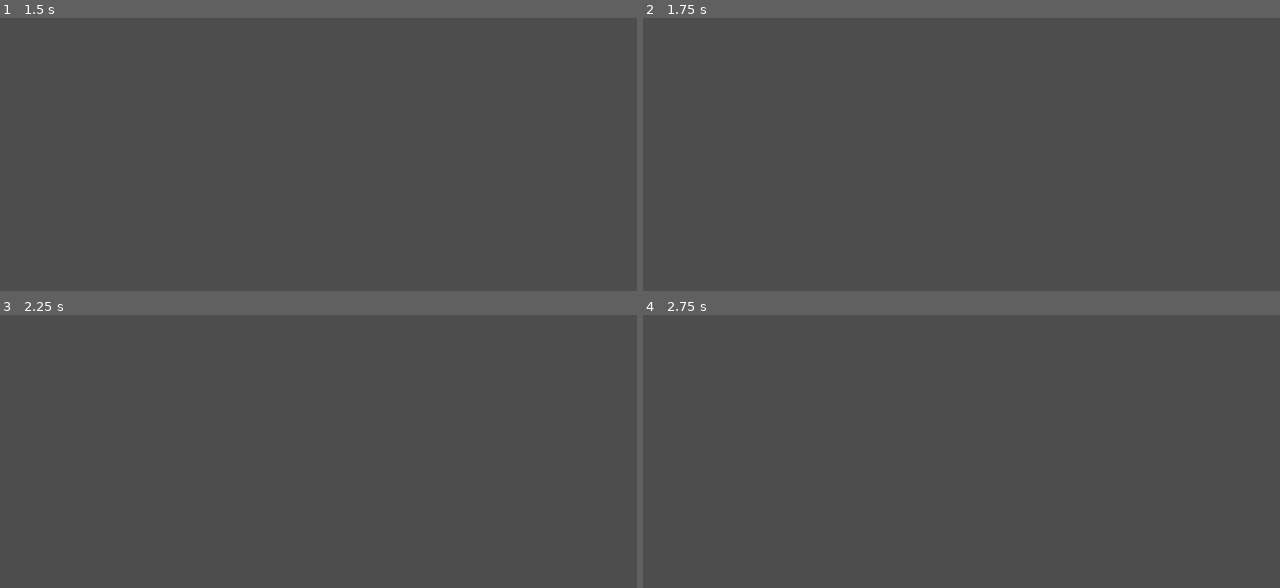
Above: before the commit, frames 1-4 (two rows, left to right).
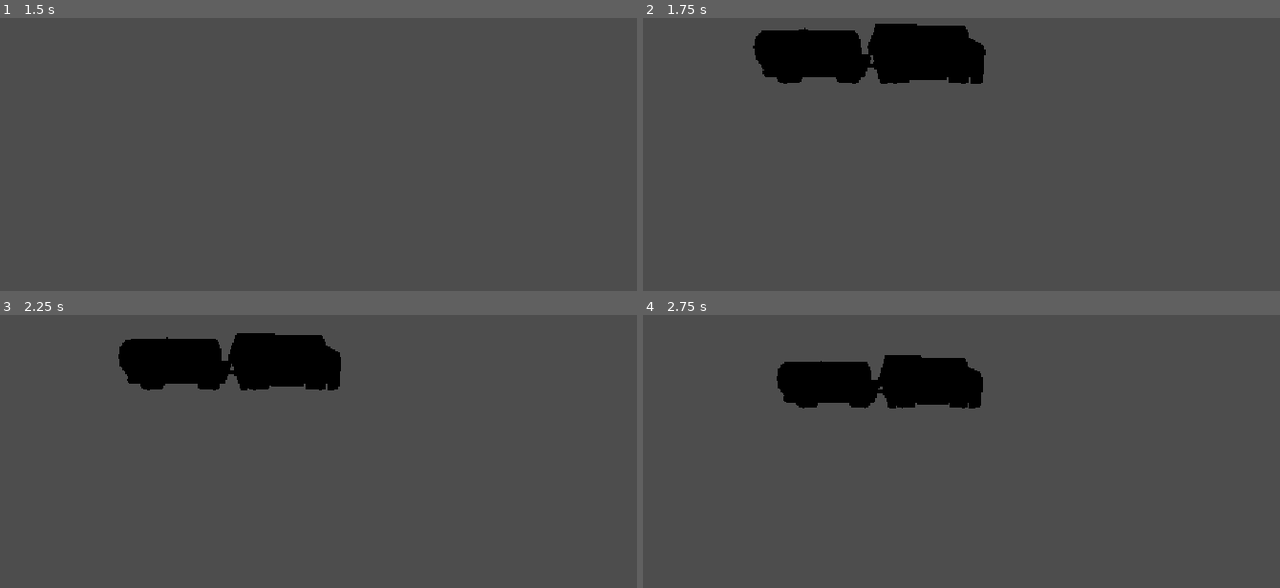
Above: after the commit, the same moments.

Repository: AlexGarbus/trains-in-a-cup
Game: Godot game, scene res://main/main.tscn
Two runs of this game, one before a commit and one after it. Both use one fixed random seed, a clock stepped at 60 frames per second and the inputs below.
Inputs (mouse positions are in pixels of both pictures, inside the frame that each line leads up to):
- Up to frame 1 (1.5 s): click "Start" at 0.5 s; tap Enter at 1.25 s; move the mouse to (490, 53) at 1.27 s; click (490, 53) at 1.42 s
- Up to frame 2 (1.75 s): no input
- Up to frame 3 (2.25 s): drag from (165, 394) to (280, 459) at 2.02 s
- Up to frame 4 (2.75 s): no input

Frame 1 is identical in both runs. In frame 2, 6.5% of the frame differs, in the area x 17-54%, y 2-25%; in frame 3, 6.0%; in frame 4, 5.1%.

Commit message:
Train spawner

Diff:
--- a/main/camera.gd
+++ b/main/camera.gd
@@ -20,7 +20,7 @@
 	tween.tween_method(interpolate.bind(from, to), 0.0, 1.0, move_duration)
 
 
-func _on_main_play_state_started() -> void:
+func _on_main_play_state_entered() -> void:
 	interpolate_tween(title_marker.transform, play_marker.transform)
 
 
--- a/main/canvas.gd
+++ b/main/canvas.gd
@@ -4,5 +4,5 @@
 @onready var title := $Title
 
 
-func _on_main_play_state_started() -> void:
+func _on_main_play_state_entered() -> void:
 	title.visible = false
--- a/main/main.gd
+++ b/main/main.gd
@@ -1,26 +1,26 @@
 extends Node
 
 
-signal title_state_started
-signal play_state_started
-signal end_state_started
+signal title_state_entered
+signal play_state_entered
+signal end_state_entered
 
-enum GameState {Title, Play, End}
+enum GameState {TITLE, PLAY, END}
 
-var game_state = GameState.Title: set = _set_game_state
+var game_state = GameState.TITLE: set = _set_game_state
 
 
 func _set_game_state(value: GameState) -> void:
 	game_state = value
 	match value:
-		GameState.Title:
-			title_state_started.emit()
-		GameState.Play:
-			play_state_started.emit()
-		GameState.End:
-			end_state_started.emit()
+		GameState.TITLE:
+			title_state_entered.emit()
+		GameState.PLAY:
+			play_state_entered.emit()
+		GameState.END:
+			end_state_entered.emit()
 
 
 func _on_title_start_pressed() -> void:
-	if game_state == GameState.Title:
-		game_state = GameState.Play
+	if game_state == GameState.TITLE:
+		game_state = GameState.PLAY
--- a/main/main.tscn
+++ b/main/main.tscn
@@ -1,9 +1,15 @@
-[gd_scene load_steps=5 format=3 uid="uid://cg0gvfli3gkcy"]
+[gd_scene load_steps=11 format=3 uid="uid://cg0gvfli3gkcy"]
 
 [ext_resource type="Script" uid="uid://bgc5wv3f2lkxf" path="res://main/main.gd" id="1_0xm2m"]
 [ext_resource type="PackedScene" uid="uid://c083x5lgy3q8n" path="res://user_interface/title/title.tscn" id="1_ig7tw"]
 [ext_resource type="Script" uid="uid://cmtatktv0o7t4" path="res://main/camera.gd" id="2_xwkvk"]
 [ext_resource type="Script" uid="uid://cc46m1klcw5ea" path="res://main/canvas.gd" id="3_c651c"]
+[ext_resource type="Script" uid="uid://icdp0caamr63" path="res://main/spawner.gd" id="5_0i4oc"]
+[ext_resource type="PackedScene" uid="uid://bnky8om8f4lf5" path="res://objects/train/steam/steam.tscn" id="6_bsumw"]
+[ext_resource type="PackedScene" uid="uid://clgvnnx2n0m6t" path="res://objects/train/diesel/diesel.tscn" id="7_fwcvl"]
+[ext_resource type="PackedScene" uid="uid://dj8jdq5wy150e" path="res://objects/train/box/box.tscn" id="8_na0o7"]
+[ext_resource type="PackedScene" uid="uid://w4v48vn0djtx" path="res://objects/train/tank/tank.tscn" id="9_73k8k"]
+[ext_resource type="PackedScene" uid="uid://blsmhbej5v6so" path="res://objects/train/caboose/caboose.tscn" id="10_5xyti"]
 
 [node name="Main" type="Node"]
 script = ExtResource("1_0xm2m")
@@ -25,7 +31,23 @@
 
 [node name="Title" parent="CanvasLayer" instance=ExtResource("1_ig7tw")]
 
-[connection signal="play_state_started" from="." to="Camera3D" method="_on_main_play_state_started"]
-[connection signal="play_state_started" from="." to="CanvasLayer" method="_on_main_play_state_started"]
-[connection signal="title_state_started" from="." to="Camera3D" method="_on_main_title_state_started"]
+[node name="Spawner" type="Node" parent="."]
+script = ExtResource("5_0i4oc")
+front_trains = Array[PackedScene]([ExtResource("6_bsumw"), ExtResource("7_fwcvl")])
+middle_trains = Array[PackedScene]([ExtResource("8_na0o7"), ExtResource("9_73k8k")])
+rear_trains = Array[PackedScene]([ExtResource("10_5xyti")])
+
+[node name="LeftSpawn" type="Marker3D" parent="Spawner"]
+transform = Transform3D(-4.37114e-08, 0, 1, 0, 1, 0, -1, 0, -4.37114e-08, -5, 0, 0)
+
+[node name="RightSpawn" type="Marker3D" parent="Spawner"]
+transform = Transform3D(-4.37114e-08, 0, -1, 0, 1, 0, 1, 0, -4.37114e-08, 5, 0, 0)
+
+[node name="SpawnTimer" type="Timer" parent="Spawner"]
+one_shot = true
+
+[connection signal="play_state_entered" from="." to="Camera3D" method="_on_main_play_state_entered"]
+[connection signal="play_state_entered" from="." to="CanvasLayer" method="_on_main_play_state_entered"]
+[connection signal="play_state_entered" from="." to="Spawner" method="_on_main_play_state_entered"]
 [connection signal="start_pressed" from="CanvasLayer/Title" to="." method="_on_title_start_pressed"]
+[connection signal="timeout" from="Spawner/SpawnTimer" to="Spawner" method="_on_spawn_timer_timeout"]
--- /dev/null
+++ b/main/spawner.gd
@@ -0,0 +1,58 @@
+extends Node
+
+
+@export_range(2, 100, 1, "or_greater") var min_length := 2
+@export_range(3, 100, 1, "or_greater") var max_length := 6
+@export_range(0.0, 100.0, 1.0, "or_greater", "hide_slider") var spacing := 16.0
+
+@export_group("Spawnable Scenes")
+@export var front_trains: Array[PackedScene]
+@export var middle_trains: Array[PackedScene]
+@export var rear_trains: Array[PackedScene]
+
+@onready var spawn_points: Array[Node3D] = [$LeftSpawn, $RightSpawn]
+@onready var timer := $SpawnTimer
+
+
+func spawn_trains() -> void:
+	var length := randi_range(min_length, max_length) - 1
+	var transform: Transform3D = spawn_points.pick_random().transform
+	var current_train: RigidBody3D
+	var previous_train: RigidBody3D
+	current_train = _spawn_train(front_trains.pick_random(), transform)
+	for i in range(0, length):
+		transform = transform.translated_local(Vector3.FORWARD * spacing)
+		var train_scene: PackedScene = middle_trains.pick_random()
+		if i == length - 1:
+			if randi_range(0, 1) == 0:
+				break
+			else:
+				train_scene = rear_trains.pick_random()
+		previous_train = current_train
+		current_train = _spawn_train(
+			train_scene,
+			transform,
+			previous_train
+		)
+	current_train.disable_joint()
+
+
+func _spawn_train(
+	scene: PackedScene,
+	transform: Transform3D,
+	previous: RigidBody3D = null
+) -> RigidBody3D:
+	var train: RigidBody3D = scene.instantiate()
+	train.transform = transform
+	$"..".add_child(train)
+	if previous:
+		previous.attach_train(train)
+	return train
+
+
+func _on_spawn_timer_timeout() -> void:
+	spawn_trains()
+
+
+func _on_main_play_state_entered() -> void:
+	timer.start()
--- a/objects/train/base.tscn
+++ b/objects/train/base.tscn
@@ -1,9 +1,21 @@
-[gd_scene format=3 uid="uid://dgcg014vk7ikd"]
+[gd_scene load_steps=2 format=3 uid="uid://dgcg014vk7ikd"]
 
-[node name="Base" type="RigidBody3D"]
+[ext_resource type="Script" uid="uid://bp6sw5n34exvl" path="res://objects/train/train.gd" id="1_eox5q"]
+
+[node name="Base" type="RigidBody3D" groups=["train"]]
+script = ExtResource("1_eox5q")
 
 [node name="CollisionShape3D" type="CollisionShape3D" parent="."]
 
-[node name="Joint" type="ConeTwistJoint3D" parent="."]
+[node name="Joint" type="Generic6DOFJoint3D" parent="."]
 transform = Transform3D(1, 0, 0, 0, 1, 0, 0, 0, 1, 0, 2.5, -7.75)
 node_a = NodePath("..")
+exclude_nodes_from_collision = false
+linear_limit_x/softness = 1.0
+linear_limit_y/softness = 1.0
+linear_limit_z/softness = 1.0
+angular_limit_x/enabled = false
+angular_limit_y/enabled = false
+angular_limit_z/softness = 16.0
+
+[connection signal="input_event" from="." to="." method="_on_input_event"]
--- a/objects/train/box/box.tscn
+++ b/objects/train/box/box.tscn
@@ -7,6 +7,7 @@
 size = Vector3(4, 6, 14)
 
 [node name="Box" instance=ExtResource("1_v6oof")]
+type = 3
 
 [node name="CollisionShape3D" parent="." index="0"]
 transform = Transform3D(1, 0, 0, 0, 1, 0, 0, 0, 1, 0, 5, 0)
--- a/objects/train/caboose/caboose.tscn
+++ b/objects/train/caboose/caboose.tscn
@@ -7,6 +7,7 @@
 size = Vector3(4, 5.5, 14)
 
 [node name="Caboose" instance=ExtResource("1_jc048")]
+type = 2
 
 [node name="CollisionShape3D" parent="." index="0"]
 transform = Transform3D(1, 0, 0, 0, 1, 0, 0, 0, 1, 0, 4.75, 0)
--- a/objects/train/diesel/diesel.tscn
+++ b/objects/train/diesel/diesel.tscn
@@ -7,6 +7,7 @@
 size = Vector3(4, 6, 15)
 
 [node name="Diesel" instance=ExtResource("1_28lxm")]
+type = 1
 
 [node name="CollisionShape3D" parent="." index="0"]
 transform = Transform3D(1, 0, 0, 0, 1, 0, 0, 0, 1, 0, 5, 0.5)
--- a/objects/train/tank/tank.tscn
+++ b/objects/train/tank/tank.tscn
@@ -8,6 +8,7 @@
 radius = 2.5
 
 [node name="Tank" instance=ExtResource("1_xph6h")]
+type = 4
 
 [node name="CollisionShape3D" parent="." index="0"]
 transform = Transform3D(1, 0, 0, 0, -4.37114e-08, -1, 0, 1, -4.37114e-08, 0, 5.5, 0)
--- /dev/null
+++ b/objects/train/train.gd
@@ -0,0 +1,54 @@
+extends RigidBody3D
+
+
+enum Type {
+	STEAM,
+	DIESEL,
+	CABOOSE,
+	BOX,
+	TANK
+}
+
+enum State { WAIT, DRAG, FALL, DESTROY }
+
+@export var type: Type
+
+@onready var joint := $Joint
+
+var state := State.WAIT
+
+
+func attach_train(other: RigidBody3D) -> void:
+	joint.node_b = other.get_path()
+
+
+func disable_joint() -> void:
+	joint.node_a = ""
+	joint.node_b = ""
+	joint.process_mode = Node.PROCESS_MODE_DISABLED
+
+
+func _enter_drag_state() -> void:
+	state = State.DRAG
+	freeze = true
+
+
+func _enter_fall_state() -> void:
+	state = State.FALL
+	freeze = false
+
+
+func _on_input_event(camera: Node, event: InputEvent, event_position: Vector3,
+	normal: Vector3, shape_idx: int
+) -> void:
+	if event is InputEventMouseButton:
+		if event.is_pressed() and state == State.WAIT:
+			_enter_drag_state()
+		elif event.is_released() and state == State.DRAG:
+			_enter_fall_state()
+	elif event is InputEventMouseMotion and state == State.DRAG:
+		global_position = Vector3(
+			event_position.x,
+			global_position.y,
+			event_position.z
+		)
Not shown, added: main/spawner.gd.uid
Not shown, added: objects/train/train.gd.uid
